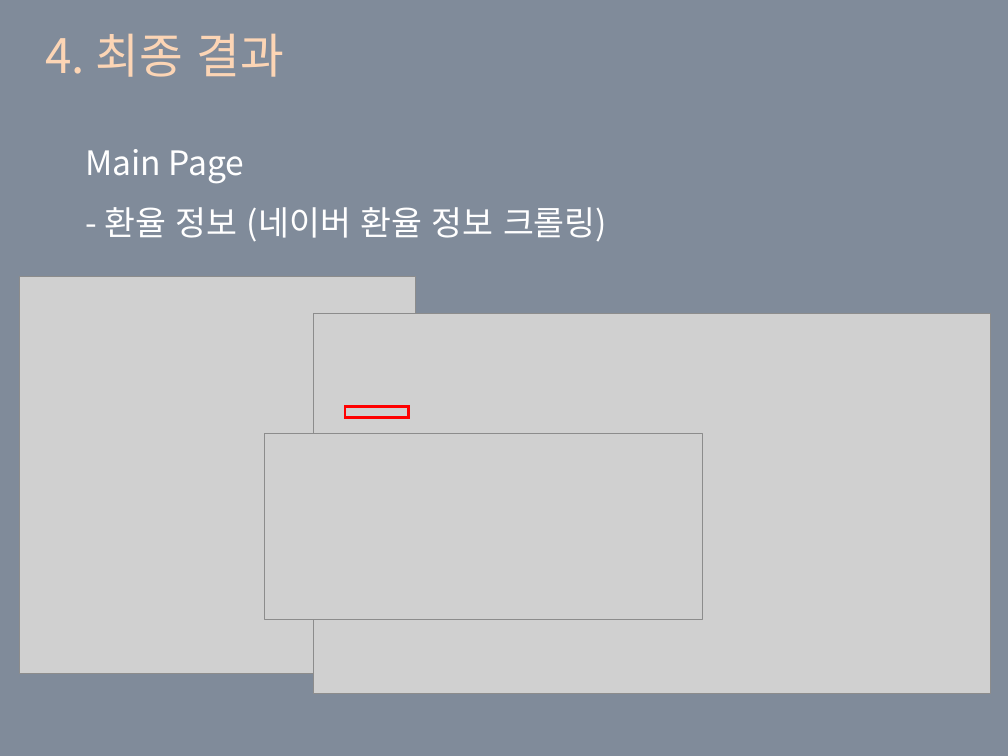
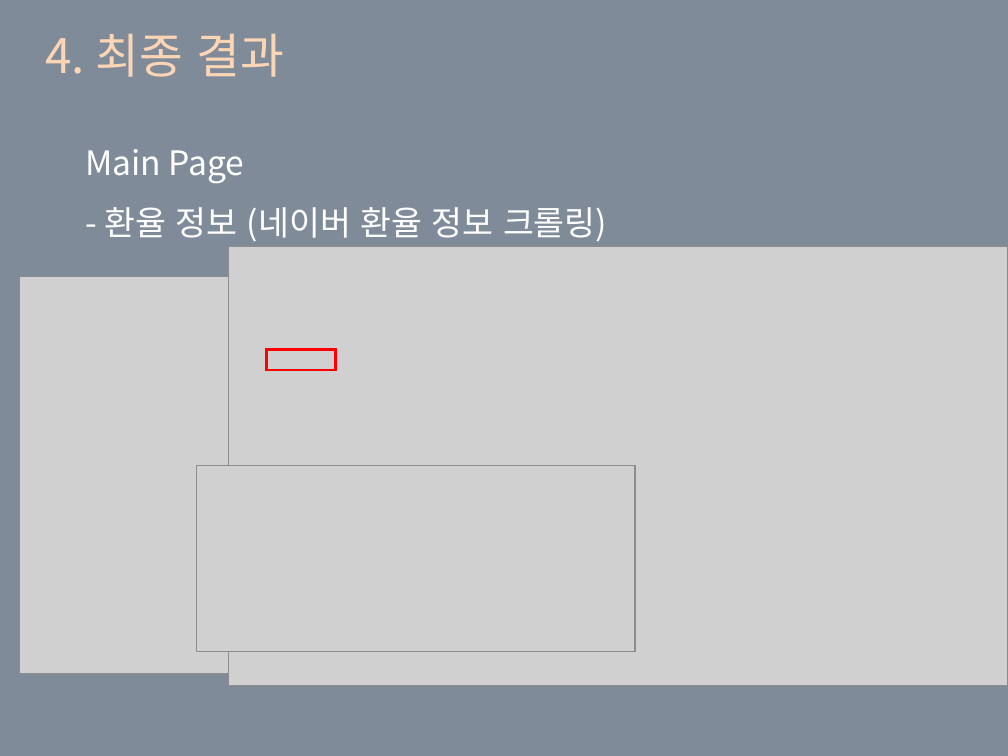
Before and after one commit to Song-gicheon/web_crawling, a slide deck: slide 10 of ppt/IT-Seminar_Songgicheon_LeeJuHyun_final.ppt. Drawn at 1008x756 pixels with LibreOffice and Linux fonts; fonts in the diff are those of the drawing; grey boxes stand for pictures. Boxes give left, top, right and bottom in pixels: in the first picture for what was removed or moved away, otherwise in the second. Text is boxed around its words. In the diff, an @@ line names an element or a change of style, - is before the commit and + after.

```diff
--- a/ppt/IT-Seminar_Songgicheon_LeeJuHyun_final.ppt
+++ b/ppt/IT-Seminar_Songgicheon_LeeJuHyun_final.ppt
@@ picture: place and size @@
-picture at [313, 313, 990, 695]
+picture at [228, 246, 1008, 684]
@@ rectangle: place and size @@
-rectangle at [345, 406, 408, 417]
+rectangle at [266, 350, 336, 371]
@@ picture: place and size @@
-picture at [264, 433, 703, 619]
+picture at [197, 466, 635, 651]
```
Also in this commit, not shown: 1 other slide changed.
